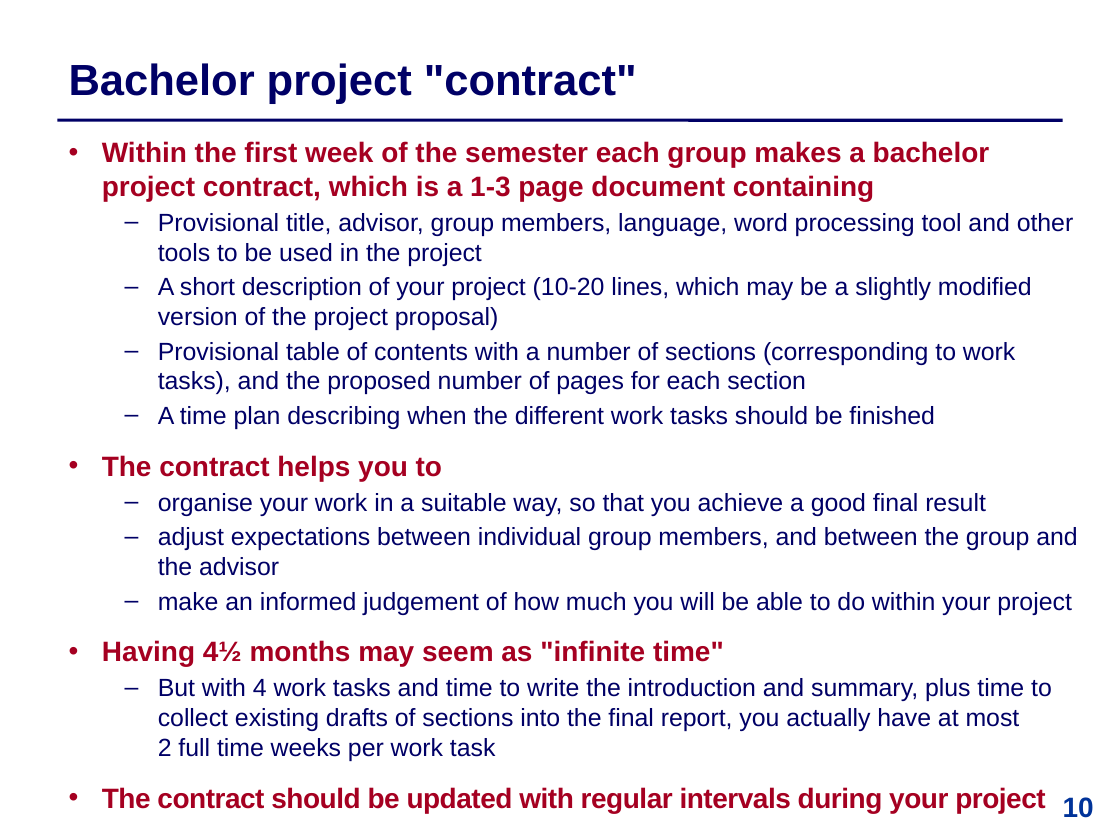
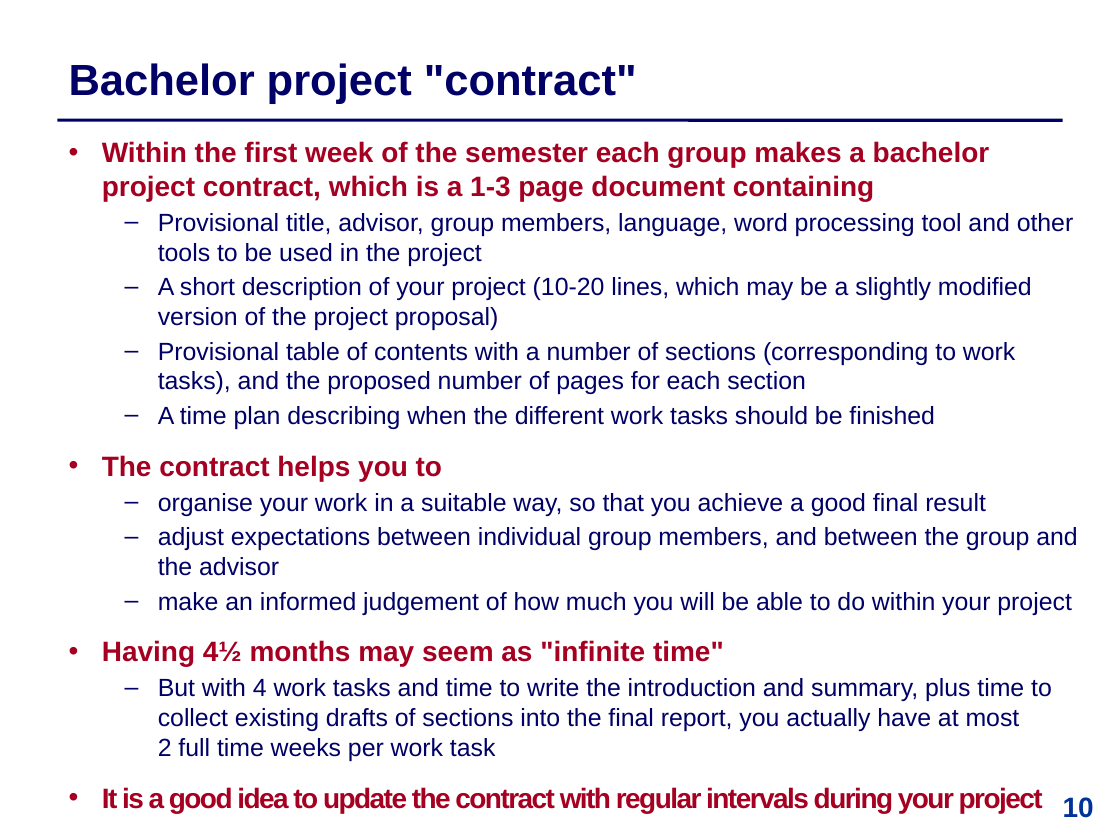
Before and after one commit to IntProgAU/Materiale, a slide deck: slide 10 of web/b25/0 Information Meeting.pptx. Drawn at 1120x840 pixels with LibreOffice and Linux fonts; fonts in the diff are those of the drawing. Boxes give left, top, right and bottom in pixels: in the first picture for what was removed or moved away, otherwise in the second. Text is boxed around its words. In the diff, an @@ line names an element or a change of style, - is before the commit and + after.

```diff
--- a/web/b25/0 Information Meeting.pptx
+++ b/web/b25/0 Information Meeting.pptx
@@ text at [102,787,1043,813]: text changed @@
-  • The contract should be updated with regular intervals during your project
+  • It is a good idea to update the contract with regular intervals during your project
```
Also in this commit, not shown: 9 other slides changed.
